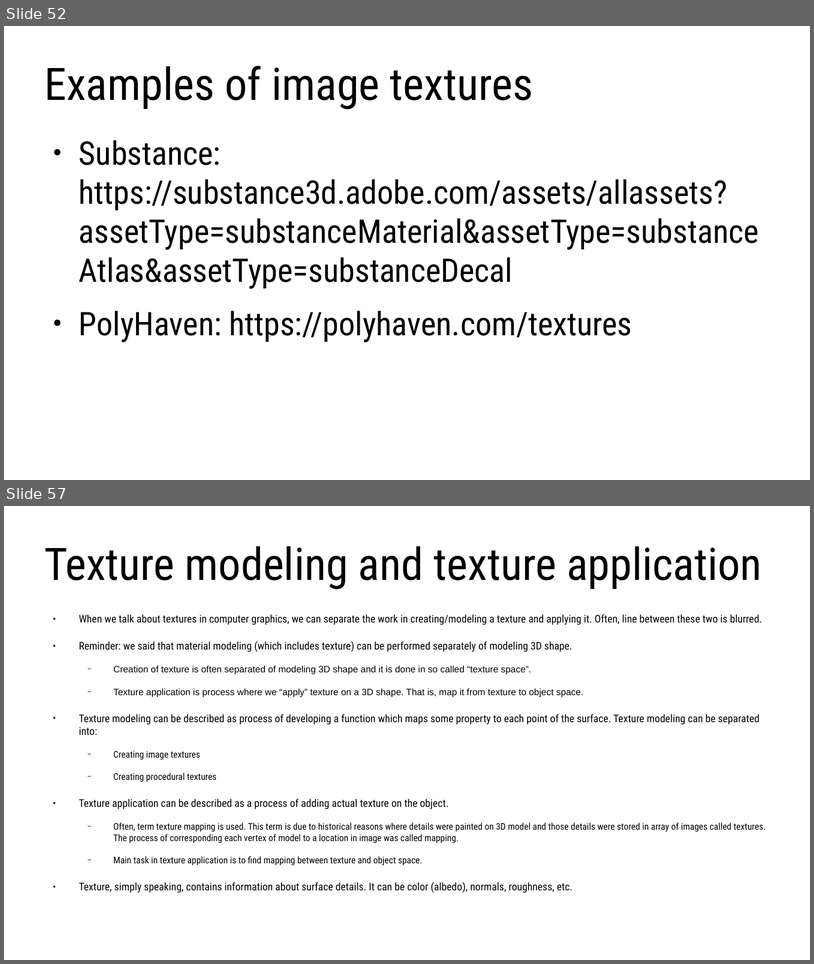
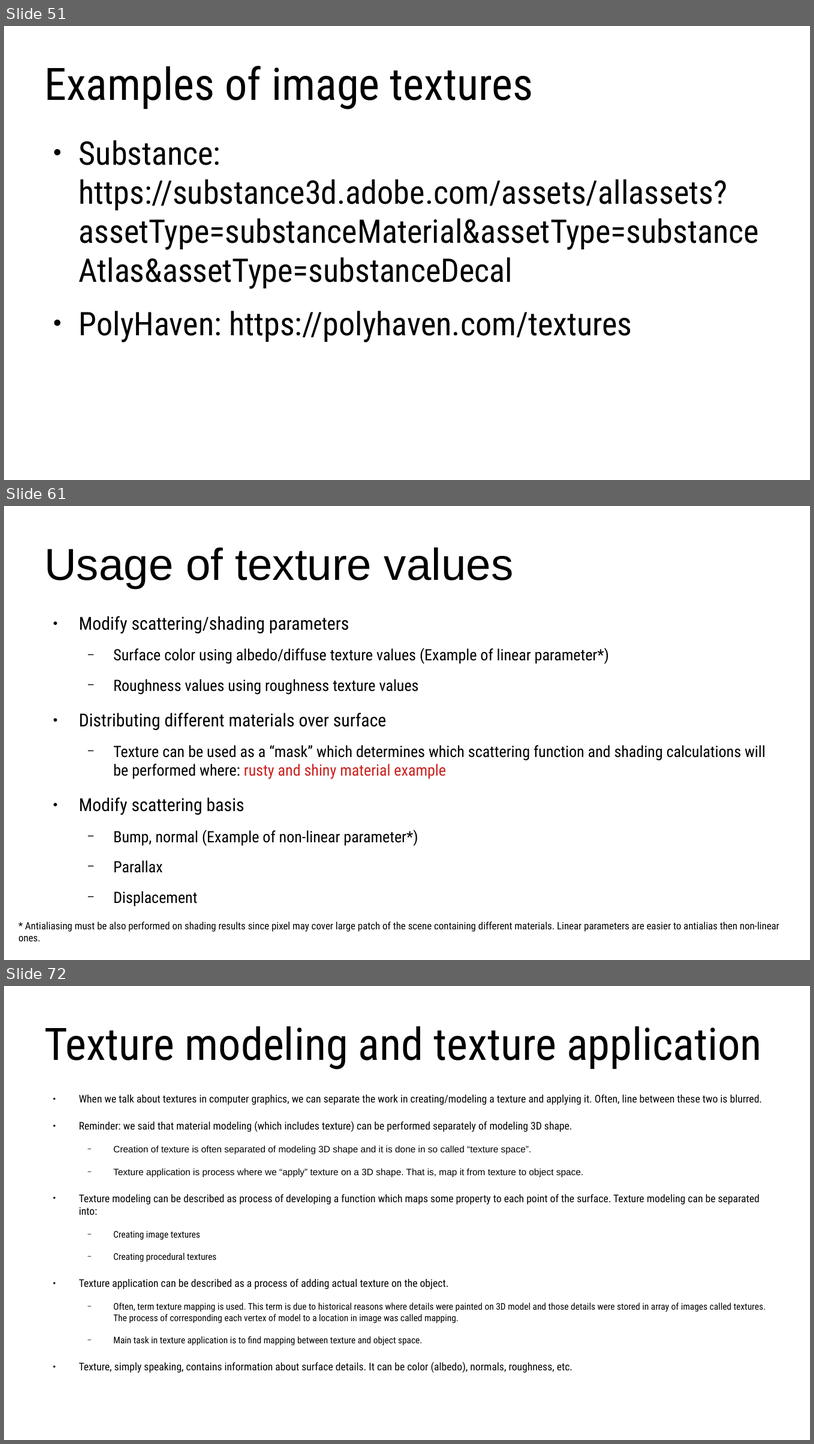
Before and after one commit to lorentzo/IntroductionToComputerGraphics, a slide deck: lectures/3_foundations_3d_scene/3_2_2_3D_models_material.odp. Shown one above the other, each under a label of ours: slides 52 and 57 before the commit, slides 51, 61 and 72 after it; the slides between them are not shown. The pictures are 814x964 and 814x1444 pixels, drawn with LibreOffice and Linux fonts; fonts in the diff are those of the drawing. Boxes give left, top, right and bottom in pixels: in the first picture for what was removed or moved away, otherwise in the second. Text is boxed around its words. In the diff, an @@ line names an element or a change of style, - is before the commit and + after.

Commit message:
3d scene, material

```diff
--- a/lectures/3_foundations_3d_scene/3_2_2_3D_models_material.odp
+++ b/lectures/3_foundations_3d_scene/3_2_2_3D_models_material.odp
@@ slide 61 added at (4,506,810,960), background #FFFFFF @@
@@ title added at (44,547,513,588), 44 pt, text #000000 @@
+Usage of texture values
@@ text added at (79,616,766,873), 15.4 pt, text #000000 @@
+● Modify scattering/shading parameters
+  − Surface color using albedo/diffuse texture values (Example of linear parameter*)
+  − Roughness values using roughness texture values
+● Distributing different materials over surface
+  − Texture can be used as a “mask” which determines which scattering function and shading calculations will be performed where: rusty and shiny material example
+● Modify scattering basis
+  − Bump, normal (Example of non-linear parameter*)
+  − Parallax
+  − Displacement
@@ text added at (18,921,780,941), 10 pt, text #000000 @@
+* Antialiasing must be also performed on shading results since pixel may cover large patch of the scene containing different materials. Linear parameters are easier to antialias then non-linear ones.
@@ what was slide 52 is now slide 51 @@
@@ what was slide 57 is now slide 72 @@
```
Also in this commit, not shown: 6 slides changed, 17 other slides added, 1 slide removed, 5 other files.
